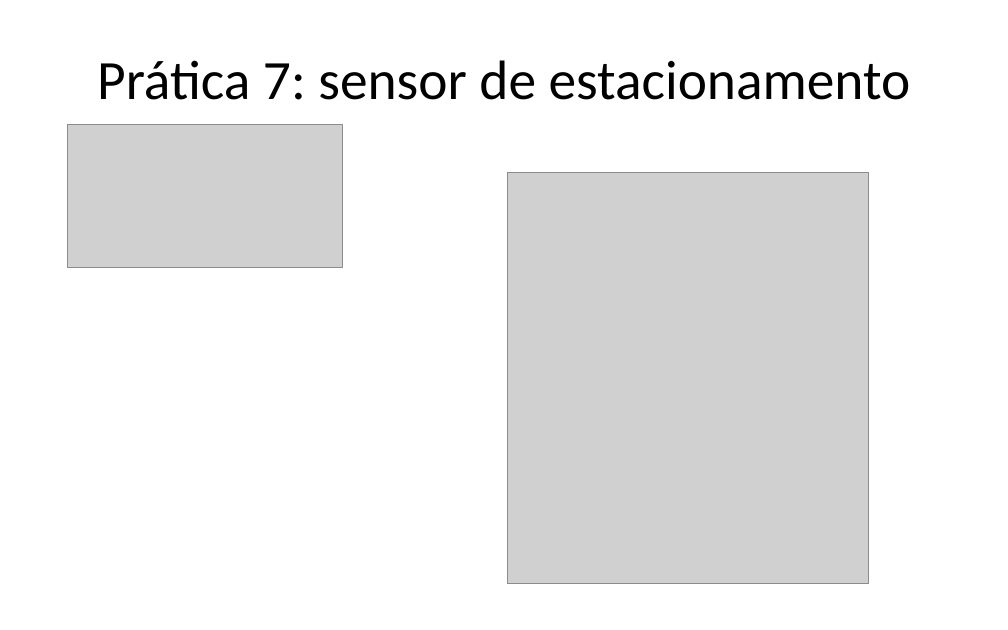
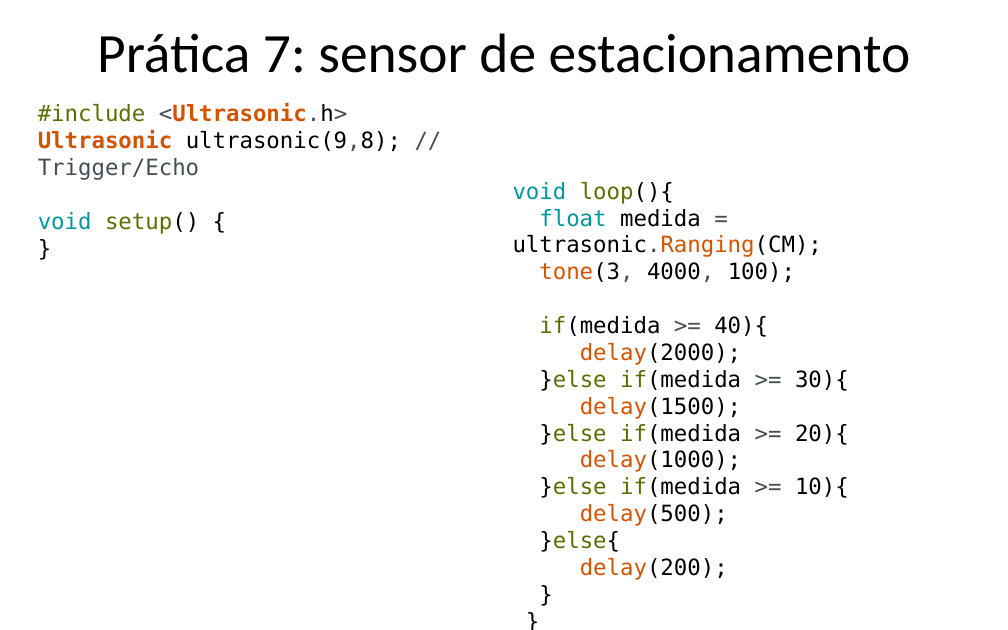
Before and after one commit to Gabrielgps25/Voluntariado-Arduino-Alpha, a slide deck: slide 28 of apresentacaoDeApoioArduinoIVoluntarios.pptx. Drawn at 1008x630 pixels with LibreOffice and Linux fonts; fonts in the diff are those of the drawing; grey boxes stand for pictures. Boxes give left, top, right and bottom in pixels: in the first picture for what was removed or moved away, otherwise in the second. Text is boxed around its words. In the diff, an @@ line names an element or a change of style, - is before the commit and + after.

```diff
--- a/apresentacaoDeApoioArduinoIVoluntarios.pptx
+++ b/apresentacaoDeApoioArduinoIVoluntarios.pptx
@@ title "Prática 7: sensor de estacionamento": place and size @@
-title "Prática 7: sensor de estacionamento" at (97,60,911,100)
+title "Prática 7: sensor de estacionamento" at (97,33,911,73)
@@ text added at (38,103,401,234), 16 pt, text #D35400 @@
+#include <Ultrasonic.h>
+Ultrasonic ultrasonic(9,8); // Trigger/Echo
+void setup() {
+}
@@ picture removed at (68,125,343,268) @@
@@ picture removed at (507,172,868,584) @@
@@ text added at (513,182,849,580), 16 pt, text #000000 @@
+void loop(){
+float medida = ultrasonic.Ranging(CM);
+tone(3, 4000, 100);
+if(medida >= 40){
+delay(2000);
+}else if(medida >= 30){
+delay(1500);
+}else if(medida >= 20){
+delay(1000);
+}else if(medida >= 10){
+delay(500);
+}else{
+delay(200);
+}
+}
```
Also in this commit, not shown: 20 other slides changed, 3 slides added, 2 other files.
